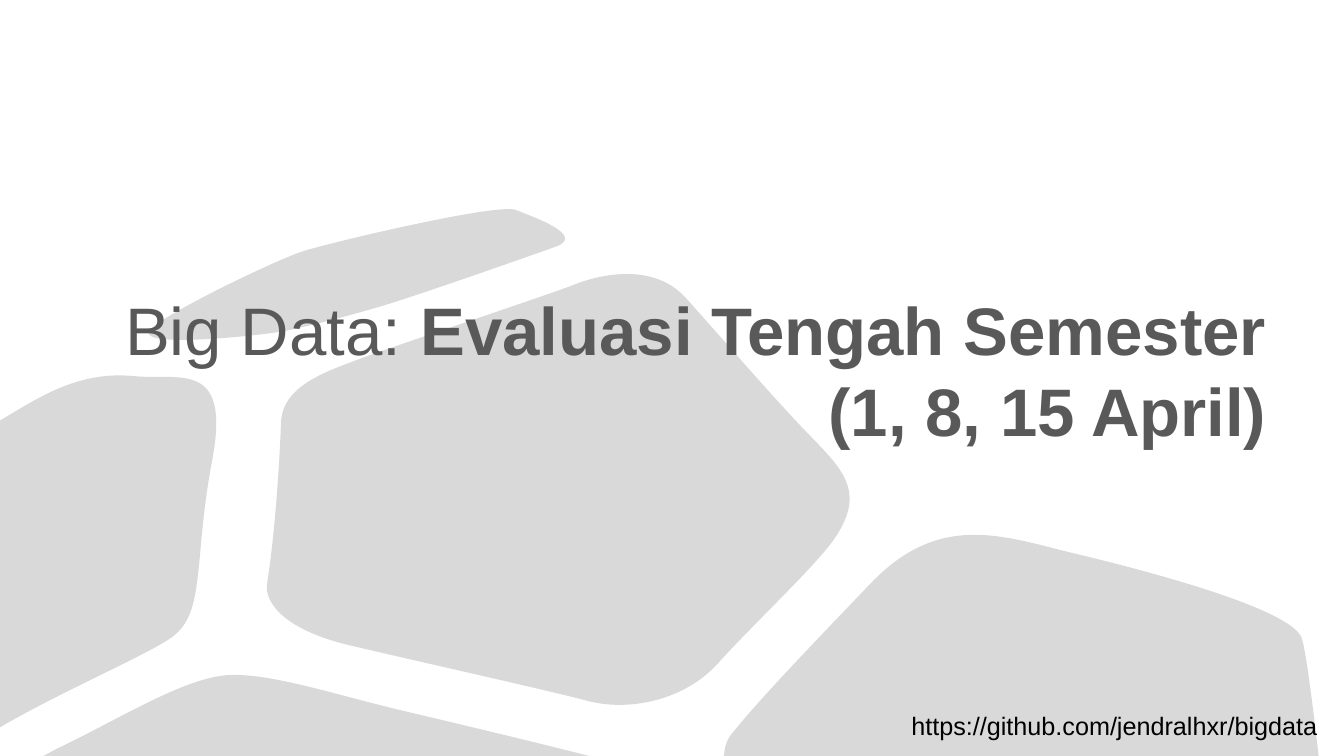
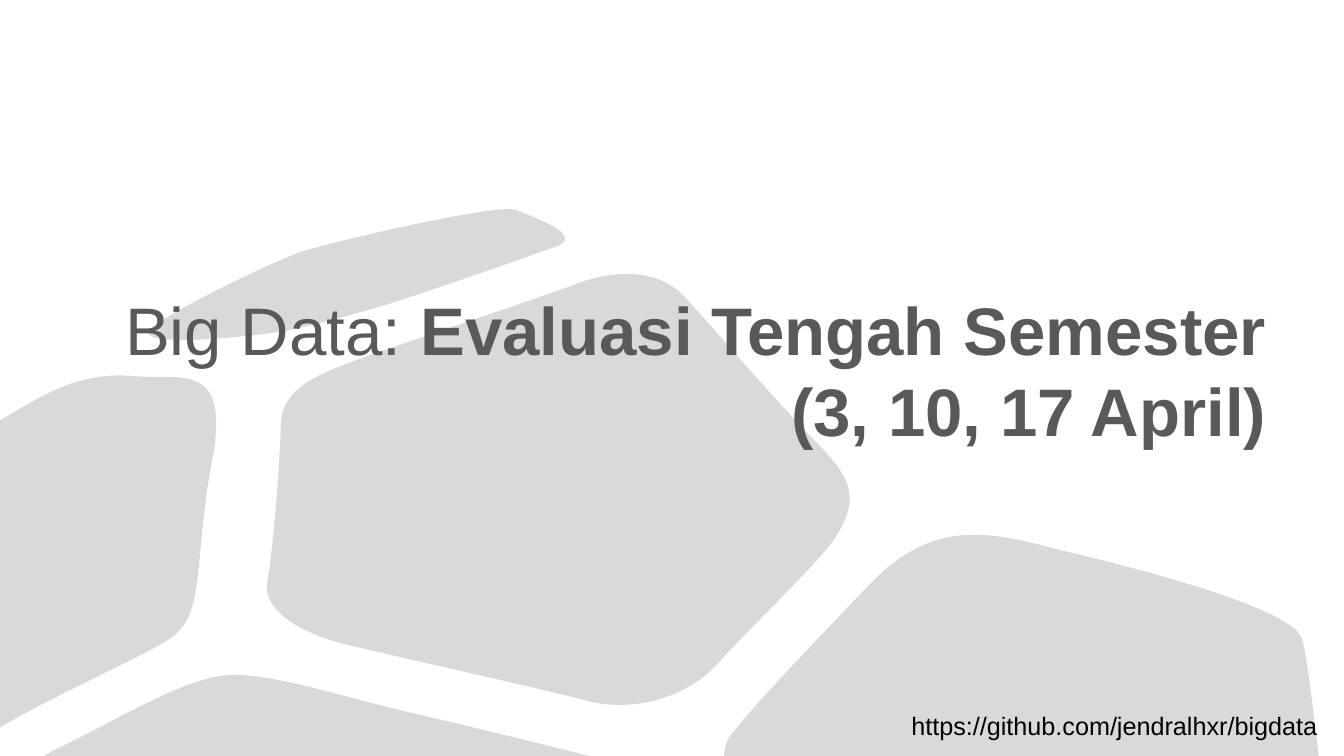
Before and after one commit to jendralhxr/bigdata, a slide deck: slide 1 of rubrikETS.pptx. Drawn at 1344x756 pixels with LibreOffice and Linux fonts; fonts in the diff are those of the drawing. Boxes give left, top, right and bottom in pixels: in the first picture for what was removed or moved away, otherwise in the second. Text is boxed around its words. In the diff, an @@ line names an element or a change of style, - is before the commit and + after.

```diff
--- a/rubrikETS.pptx
+++ b/rubrikETS.pptx
@@ title at [125,306,1266,449]: text changed @@
-Big Data: Evaluasi Tengah Semester (1, 8, 15 April)
+Big Data: Evaluasi Tengah Semester (3, 10, 17 April)
```
Also in this commit, not shown: 3 other slides changed, 1 other file.
